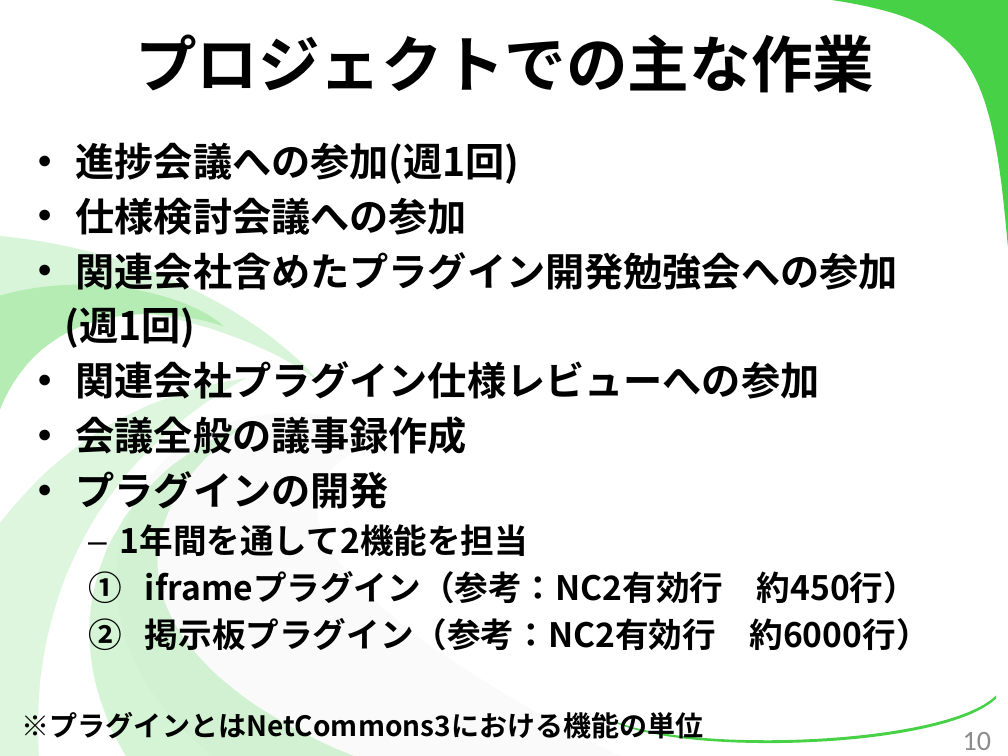
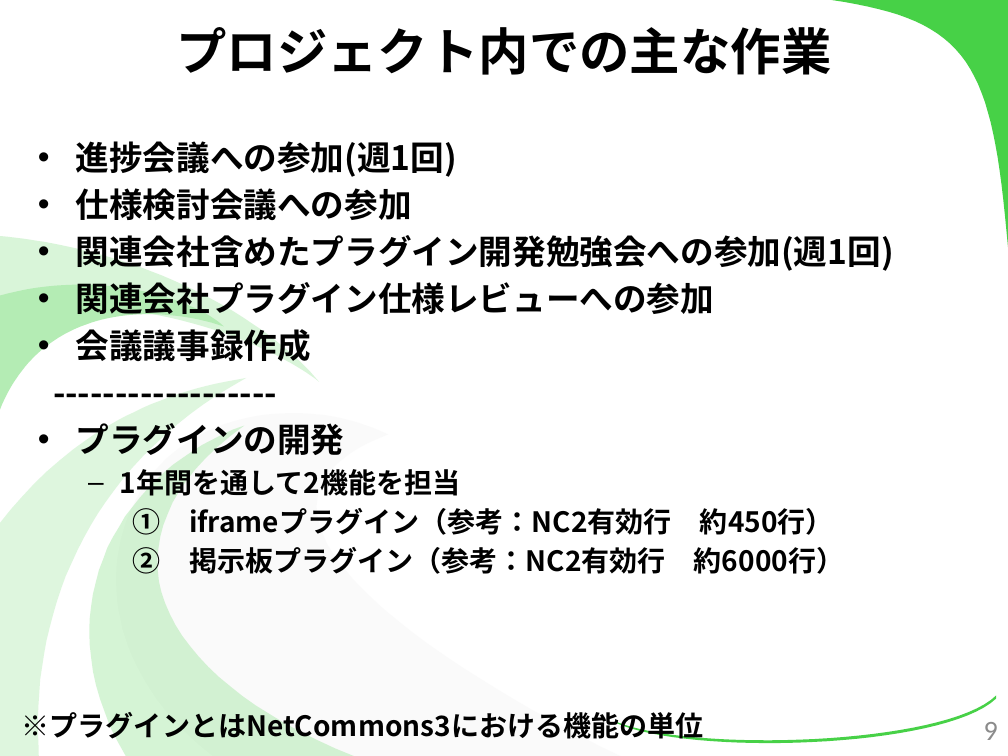
Before and after one commit to kotaro0717/Report-Management, a slide deck: slide 9 of 2.最終報告/3.発表資料/報告資料(最終).pptx (slide 10 before the commit). Drawn at 1008x756 pixels with LibreOffice and Linux fonts; fonts in the diff are those of the drawing. Boxes give left, top, right and bottom in pixels: in the first picture for what was removed or moved away, otherwise in the second. Text is boxed around its words. In the diff, an @@ line names an element or a change of style, - is before the commit and + after.

Commit message:
パワポ作成中

```diff
--- a/2.最終報告/3.発表資料/報告資料(最終).pptx
+++ b/2.最終報告/3.発表資料/報告資料(最終).pptx
@@ text at (176,27,831,75): text changed; size 44 to 36 pt @@
-プロジェクトでの主な作業
+プロジェクト内での主な作業
@@ text at (76,141,844,574): size 28 to 24 pt in "進捗会議への参加(週1回)", "仕様検討会議への参加", "関連会社プラグイン仕様レビューへの参加", "プラグインの開発"; size 24 to 20 pt in "1年間を通して2機能を担当", "iframeプラグイン（参考：NC2有効行 約450行）", "掲示板プラグイン（参考：NC2有効行 約6000行）"; list level 2 to 3 in "iframeプラグイン（参考：NC2有効行 約450行）"; list level 2 to 3 in "掲示板プラグイン（参考：NC2有効行 約6000行）" @@
@@ text at (76,235,894,271): text changed; size 28 to 24 pt @@
-• 関連会社含めたプラグイン開発勉強会への参加
-(週1回)
+• 関連会社含めたプラグイン開発勉強会への参加(週1回)
@@ text at (76,329,311,361): text changed; size 28 to 24 pt @@
-• 会議全般の議事録作成
+• 会議議事録作成
+------------------
@@ page number removed at (963,732,991,750) @@
-10
@@ page number added at (984,722,998,740), 20 pt, text #8C8C8C @@
+9
```
Also in this commit, not shown: 28 other slides changed, 9 slides added, 2 slides removed, 1 other file.
